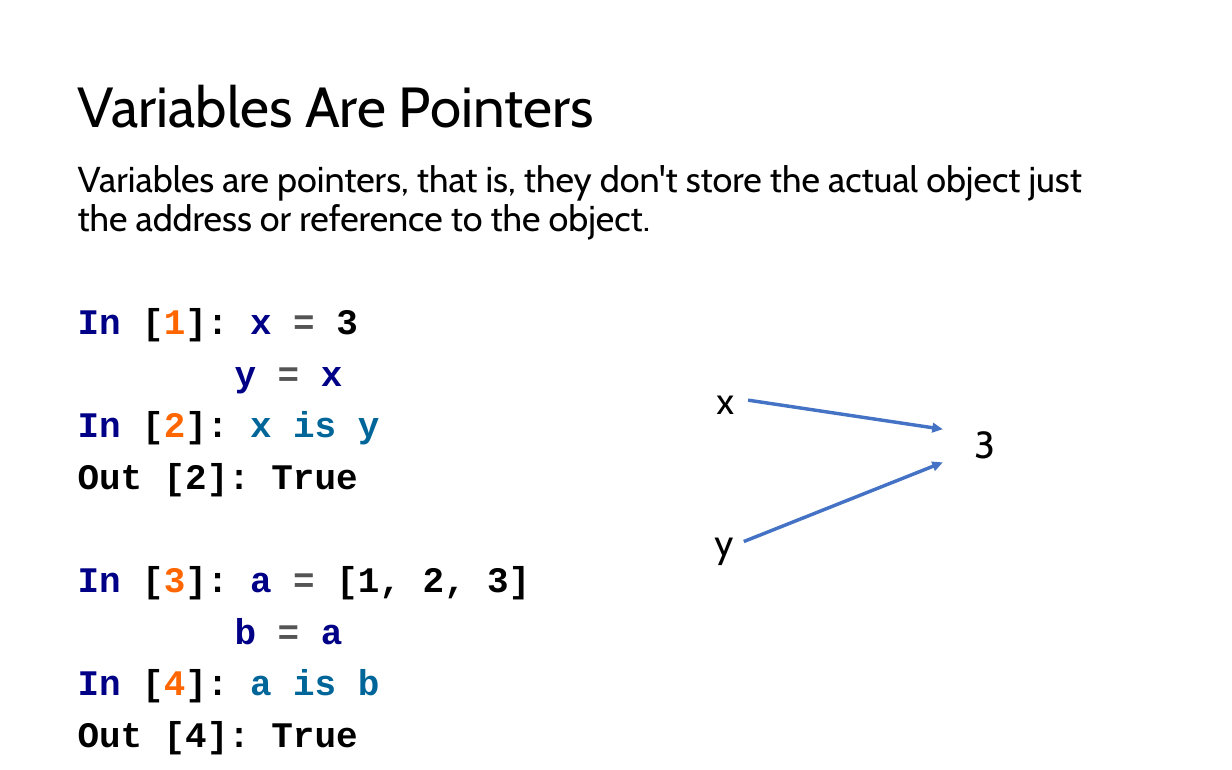
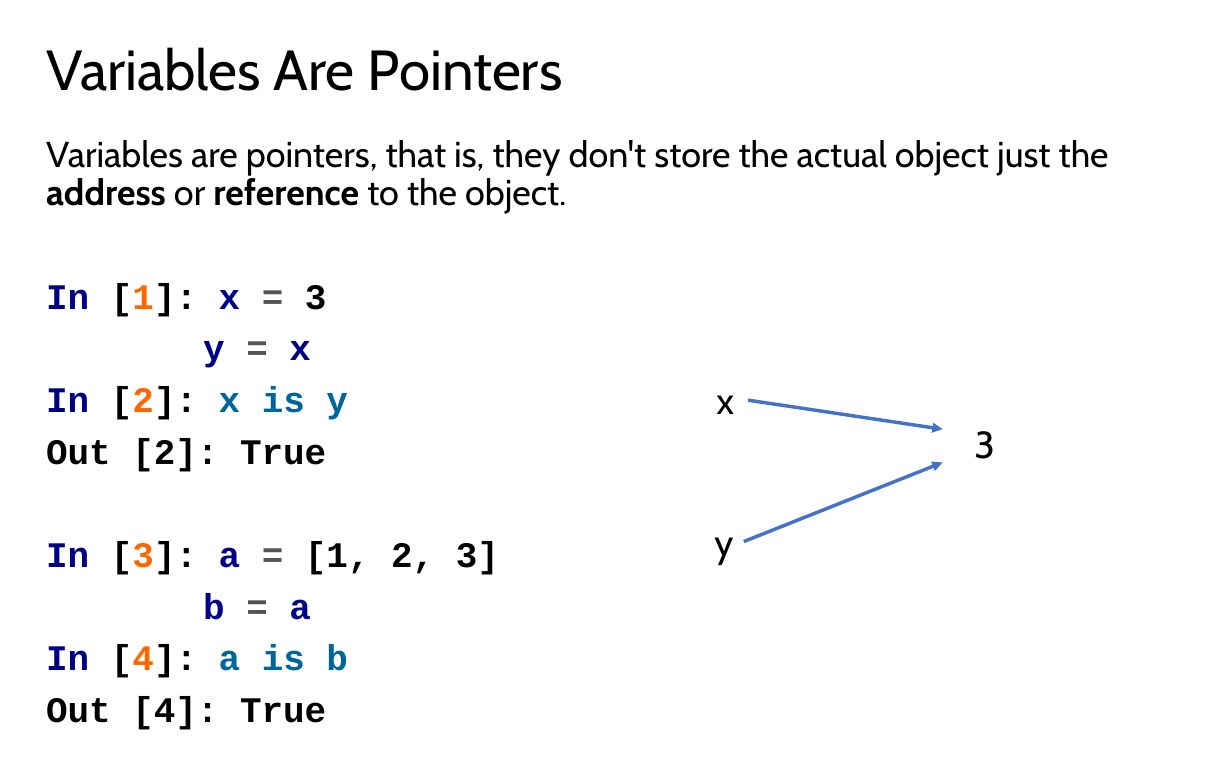
Before and after one commit to LongBaoNguyen/longbaonguyen.github.io, a slide deck: slide 32 of courses/apcsp/lect8.pptx (slide 31 before the commit). Drawn at 1232x770 pixels with LibreOffice and Linux fonts; fonts in the diff are those of the drawing. Boxes give left, top, right and bottom in pixels: in the first picture for what was removed or moved away, otherwise in the second. Text is boxed around its words. In the diff, an @@ line names an element or a change of style, - is before the commit and + after.

```diff
--- a/courses/apcsp/lect8.pptx
+++ b/courses/apcsp/lect8.pptx
@@ title "Variables Are Pointers": place and size @@
-title "Variables Are Pointers" at <box>78,84,594,128</box>
+title "Variables Are Pointers" at <box>46,47,563,91</box>
@@ text "Variables are pointers, that is, ...": place and size @@
-text "Variables are pointers, that is, ..." at <box>78,165,1082,755</box>
+text "Variables are pointers, that is, ..." at <box>46,140,1109,730</box>
@@ text at <box>46,140,1109,214</box>: bold on in "address reference" @@
```
Also in this commit, not shown: 28 other slides changed, 1 slide added, 5 other files.
